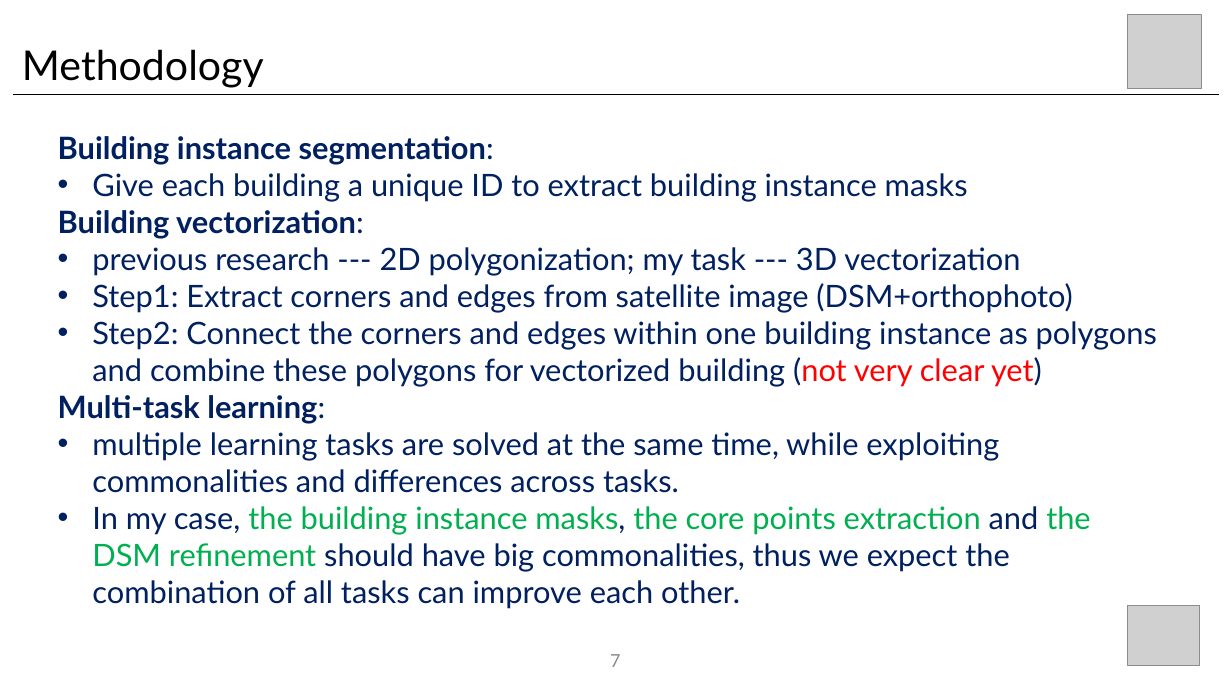
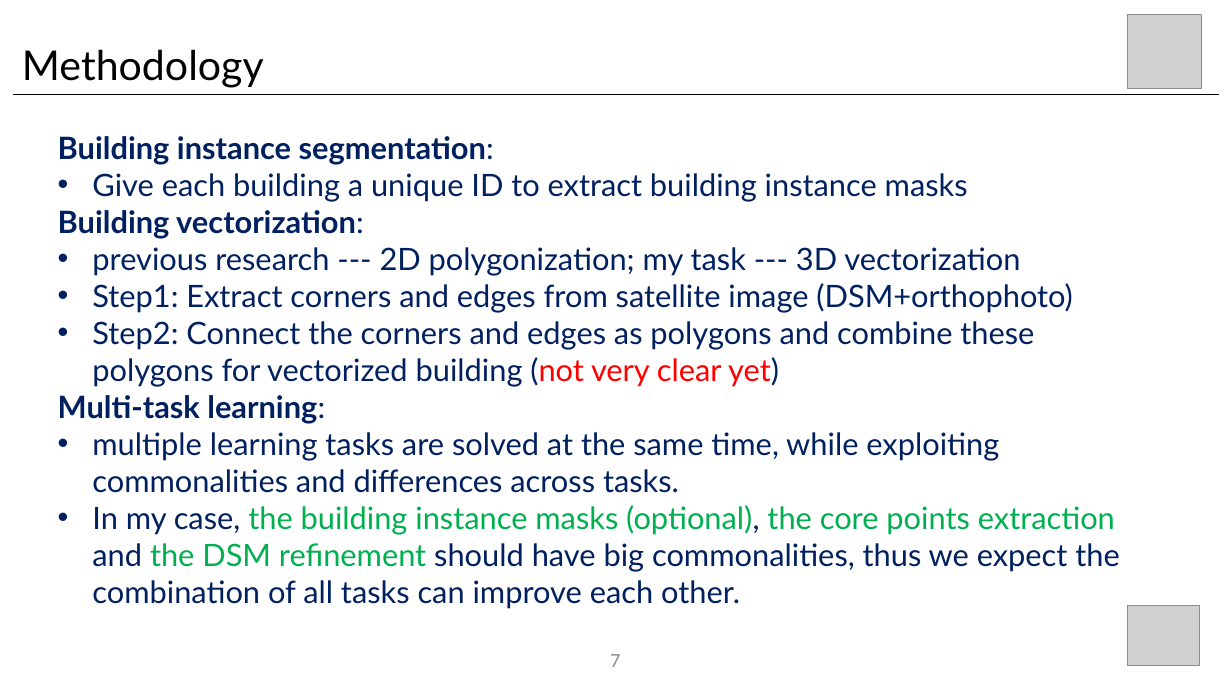
Before and after one commit to wangyi111/Building-Vectorization-3D, a slide deck: slide 7 of assets/reports/20201015_introduction.pptx. Drawn at 1232x693 pixels with LibreOffice and Linux fonts; fonts in the diff are those of the drawing; grey boxes stand for pictures. Boxes give left, top, right and bottom in pixels: in the first picture for what was removed or moved away, otherwise in the second. Text is boxed around its words. In the diff, an @@ line names an element or a change of style, - is before the commit and + after.

```diff
--- a/assets/reports/20201015_introduction.pptx
+++ b/assets/reports/20201015_introduction.pptx
@@ text at [92, 321, 1034, 387]: text changed @@
-• Step2: Connect the corners and edges within one building instance as polygons and combine these polygons for vectorized building (not very clear yet)
+• Step2: Connect the corners and edges as polygons and combine these polygons for vectorized building (not very clear yet)
@@ text at [92, 505, 1119, 609]: text changed @@
-• In my case, the building instance masks, the core points extraction and the DSM refinement should have big commonalities, thus we expect the combination of all tasks can improve each other.
+• In my case, the building instance masks (optional), the core points extraction and the DSM refinement should have big commonalities, thus we expect the combination of all tasks can improve each other.
```
Also in this commit, not shown: 4 other slides changed, 2 other files.
